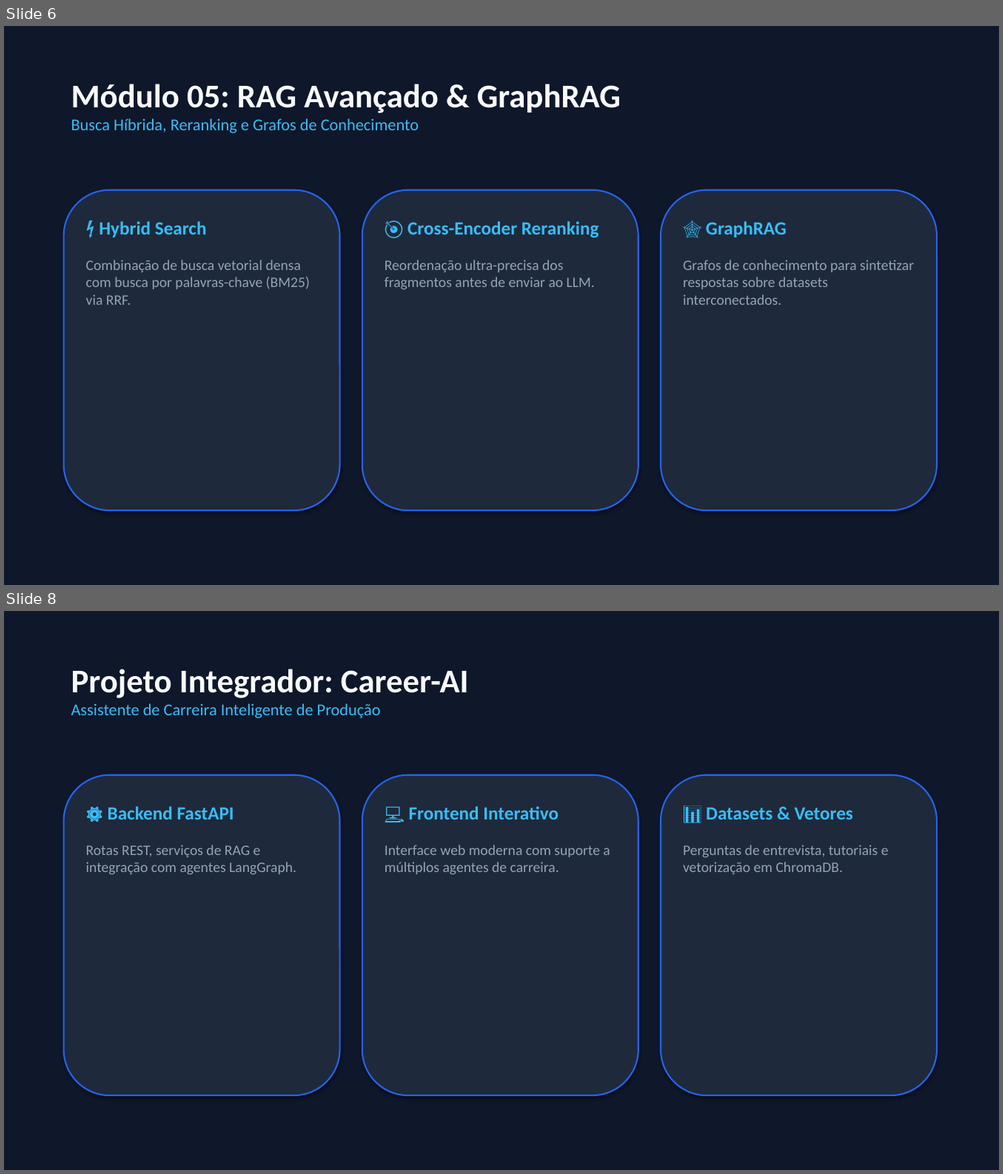
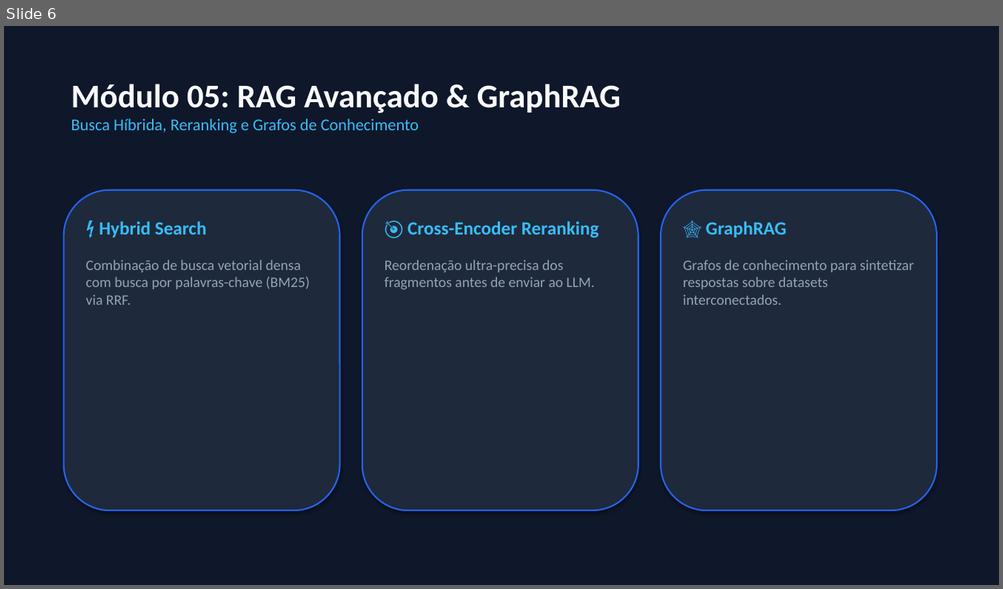
Before and after one commit to EmmanuelNunes/SECOMP---IA, a slide deck: slides/apresentacao.pptx. Shown one above the other, each under a label of ours: slides 6 and 8 before the commit, slide 6 after it; the slides between them are not shown. The pictures are 1003x1174 and 1003x589 pixels, drawn with LibreOffice and Linux fonts; fonts in the diff are those of the drawing. Boxes give left, top, right and bottom in pixels: in the first picture for what was removed or moved away, otherwise in the second. Text is boxed around its words. In the diff, an @@ line names an element or a change of style, - is before the commit and + after.

```diff
--- a/slides/apresentacao.pptx
+++ b/slides/apresentacao.pptx
@@ slide 8 removed at <box>4,611,999,1170</box>, background #FFFFFF @@
@@ rectangle removed at <box>4,611,999,1170</box> @@
@@ text removed at <box>71,669,469,718</box> @@
-Projeto Integrador: Career-AI
-Assistente de Carreira Inteligente de Produção
@@ rounded rectangle removed at <box>64,775,340,1096</box> @@
@@ rounded rectangle removed at <box>362,775,638,1096</box> @@
@@ rounded rectangle removed at <box>660,775,936,1096</box> @@
@@ text removed at <box>86,806,296,875</box> @@
-⚙️ Backend FastAPI
-Rotas REST, serviços de RAG e integração com agentes LangGraph.
@@ text removed at <box>384,806,609,875</box> @@
-💻 Frontend Interativo
-Interface web moderna com suporte a múltiplos agentes de carreira.
@@ text removed at <box>683,807,888,874</box> @@
-📊 Datasets & Vetores
-Perguntas de entrevista, tutoriais e vetorização em ChromaDB.
```
Also in this commit, not shown: 3 slides changed, 1 slide added, 6 other files.
